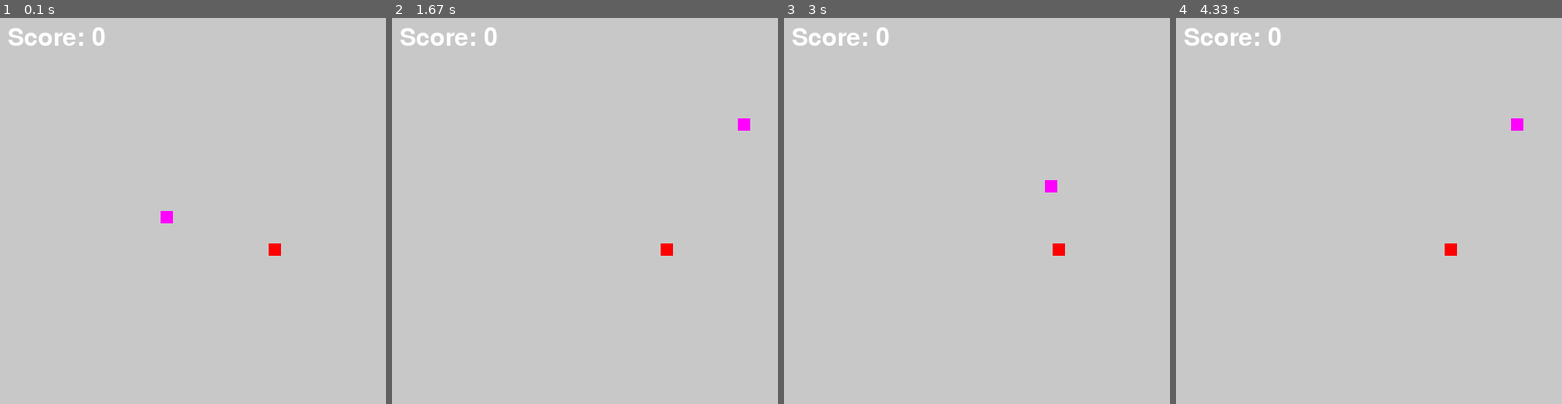
Above: before the commit, frames 1-4 (left to right).
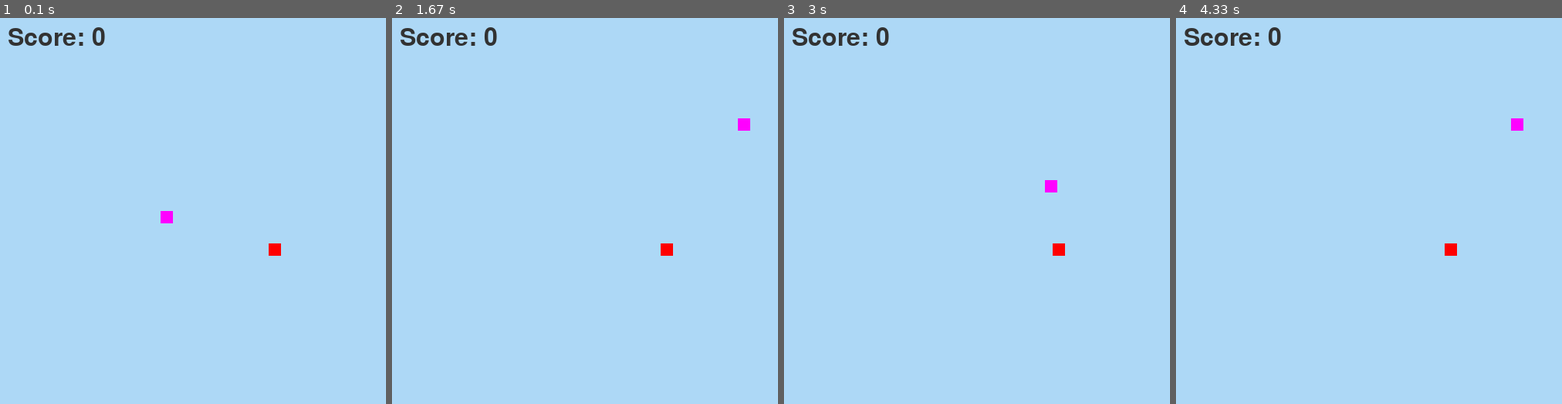
Above: after the commit, the same moments.

Repository: debroglie27/tensorEnv
Game: pygame game, started from Udemy_Games/Snake_Game.py
Same seed, same stepped clock (60 frames per second), same inputs: the game is played once before the commit and once after it.
Inputs:
- Up to frame 1 (0.1 s): no input
- Up to frame 2 (1.67 s): hold Up 0.83-1.3 s; hold Right from 1.33 s (still down)
- Up to frame 3 (3 s): release Right at 1.8 s; hold Left 1.83-2.37 s; hold Down 2.4-2.7 s; hold Left from 2.73 s (still down)
- Up to frame 4 (4.33 s): release Left at 3.13 s; hold Up 3.17-3.53 s; hold Right 3.57-4.2 s; hold Down from 4.23 s (still down)

The runs differ from the first frame. In frame 1, 100% of the frame differs, in the area x 0-100%, y 0-100%; in frame 2, 100%; in frame 3, 100%; in frame 4, 100%.

Commit message:
Snake Game

Diff:
--- a/Udemy_Games/Snake_Game.py
+++ b/Udemy_Games/Snake_Game.py
@@ -5,23 +5,22 @@
 pygame.init()
 
 sw = 500
-diff = 2
+diff = 2                 # 1 Grid unit size
+box_size = 8             # No. of Grid Units
 win = pygame.display.set_mode((sw, sw))
 pygame.display.set_caption("Snake Game")
 
 
 class Box:
-
     def __init__(self, pos, color):
         self.pos = pos
         self.color = color
 
     def draw(self):
-        pygame.draw.rect(win, self.color, (self.pos[0], self.pos[1], diff * 8, diff * 8))
+        pygame.draw.rect(win, self.color, (self.pos[0], self.pos[1], diff * box_size, diff * box_size))
 
 
 class Snake:
-
     body = []
 
     def __init__(self, pos, color):
@@ -37,12 +36,12 @@
 
     def update(self):
         prev_positions = []
-        for i in range(0, len(self.body)-1):
-            prev_positions.append(self.body[i].pos)
+        for index in range(0, len(self.body)-1):
+            prev_positions.append(self.body[index].pos)
 
         self.body[0].pos = (self.body[0].pos[0] + diff*4*self.vx, self.body[0].pos[1] + diff*4*self.vy)
-        for i in range(1, len(self.body)):
-            self.body[i].pos = prev_positions[i-1]
+        for index in range(1, len(self.body)):
+            self.body[index].pos = prev_positions[index-1]
 
     def draw(self):
         for box in self.body:
@@ -55,37 +54,45 @@
         self.color = color
 
     def update(self):
-        self.pos = (random.randint(0, 242)*2, random.randint(0, 242)*2)
+        self.pos = (random.randint(0, sw//2-box_size)*2, random.randint(0, sw//2-box_size)*2)
 
     def draw(self):
-        pygame.draw.rect(win, self.color, (self.pos[0], self.pos[1], diff * 8, diff * 8))
+        pygame.draw.rect(win, self.color, (self.pos[0], self.pos[1], diff * box_size, diff * box_size))
 
 
 # Our Score to be displayed
-Score_value = 0
+score_value = 0
 font = pygame.font.Font("freesansbold.ttf", 32)
 textX = 10
 textY = 10
 
 
+# Display Window for Our Game
 def display_window():
-    win.fill((200, 200, 200))
+    # Background of our Game
+    win.fill((173, 216, 246))
 
-    score = font.render("Score: " + str(Score_value), True, (255, 255, 255))
+    # Score Value displayed
+    score = font.render("Score: " + str(score_value), True, (50, 50, 50))
     win.blit(score, (textX, textY))
 
+    # Snake drawn and updated / Food is drawn
+    s.draw()
+    s.update()
+    f.draw()
 
+
+# Initialising Our Snake Head
 s = Snake((200, 250), (255, 0, 255))
-food_pos = (random.randint(0, 242)*2, random.randint(0, 242)*2)
+# Food Position which is randomly selected
+food_pos = (random.randint(0, sw//2-box_size)*2, random.randint(0, sw//2-box_size)*2)
+# Initialising Our Food
 f = food(food_pos, (255, 0, 0))
 
 run = True
 while run:
     time.sleep(0.035)
     display_window()
-    s.draw()
-    s.update()
-    f.draw()
 
     for event in pygame.event.get():
         if event.type == pygame.QUIT:
@@ -105,6 +112,7 @@
                 s.vy = 0
                 s.vx = 1
 
+    # Snake Teleporting When Going Outside Boundary
     if s.body[0].pos[0] >= sw - diff*8 and s.vx == 1:
         s.body[0].pos = (-diff*7, s.body[0].pos[1])
     elif s.body[0].pos[0] <= 0 and s.vx == -1:
@@ -114,8 +122,19 @@
     elif s.body[0].pos[1] >= sw - diff*8 and s.vy == 1:
         s.body[0].pos = (s.body[0].pos[0], -diff*7)
 
-    if abs(s.body[0].pos[0] - f.pos[0]) < diff * 7.5 and abs(s.body[0].pos[1] - f.pos[1]) < diff * 7.5:
-        Score_value += 2
+    # Snake Cut its Tail
+    for i in range(1, len(s.body) - 1):
+        if s.body[0].pos == s.body[i].pos:
+            del s.body[i:]
+            # Decrementing Score Value
+            score_value -= 20
+            break
+
+    # Snake Eats The Food
+    if abs(s.body[0].pos[0] - f.pos[0]) < diff * (box_size-0.5) and \
+            abs(s.body[0].pos[1] - f.pos[1]) < diff * (box_size-0.5):
+        # Incrementing Score Value
+        score_value += 4
         f.update()
         s.add_box()
 
